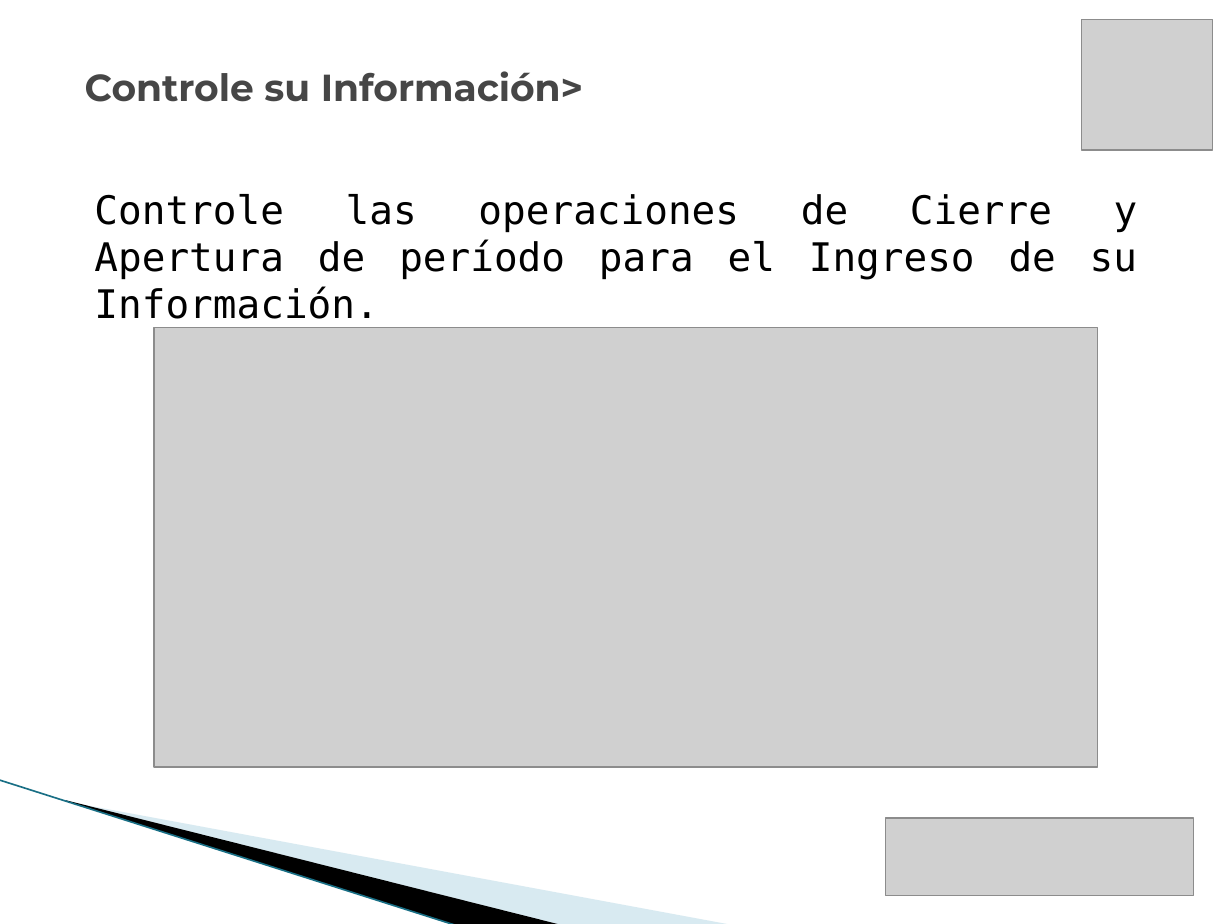
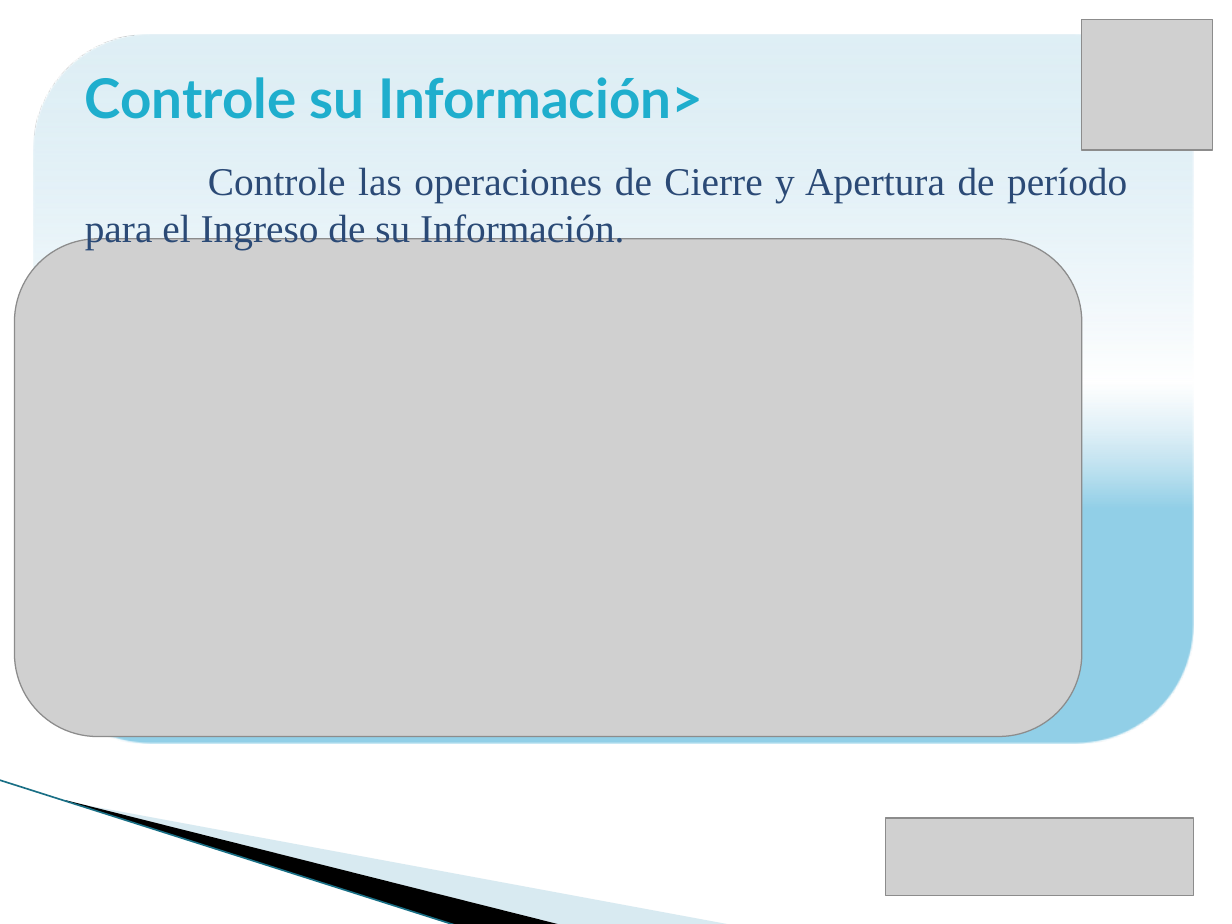
Before and after one commit to vicky1404/rev-ii, a slide deck: slide 12 of docs/comercial/brochure_2.pptx. Drawn at 1232x924 pixels with LibreOffice and Linux fonts; fonts in the diff are those of the drawing; grey boxes stand for pictures; background and template pictures are left out. Boxes give left, top, right and bottom in pixels: in the first picture for what was removed or moved away, otherwise in the second. Text is boxed around its words. In the diff, an @@ line names an element or a change of style, - is before the commit and + after.

```diff
--- a/docs/comercial/brochure_2.pptx
+++ b/docs/comercial/brochure_2.pptx
@@ rounded rectangle added at (34,36,1194,744), fill gradient #92CFE8 to #BDE0EF to #DFEFF6 @@
@@ text "Controle su Información>" at (85,77,703,119): size 22 to 32 pt, font Montserrat to Lato, text colour #464646 to #1FAECD; less space between paragraphs @@
@@ text "Controle las operaciones de Cierre ...": place and size @@
-text "Controle las operaciones de Cierre ..." at (94,194,1138,280)
+text "Controle las operaciones de Cierre ..." at (85,167,1127,250)
@@ text "Controle las operaciones de Cierre ..." at (85,167,1127,250): font DejaVu Sans Mono to Times New Roman, text colour #000000 to #2B4A76 @@
@@ picture: place and size @@
-picture at (154,328,1098,768)
+picture at (15,239,1082,737)
```
Also in this commit, not shown: 23 other slides changed.
